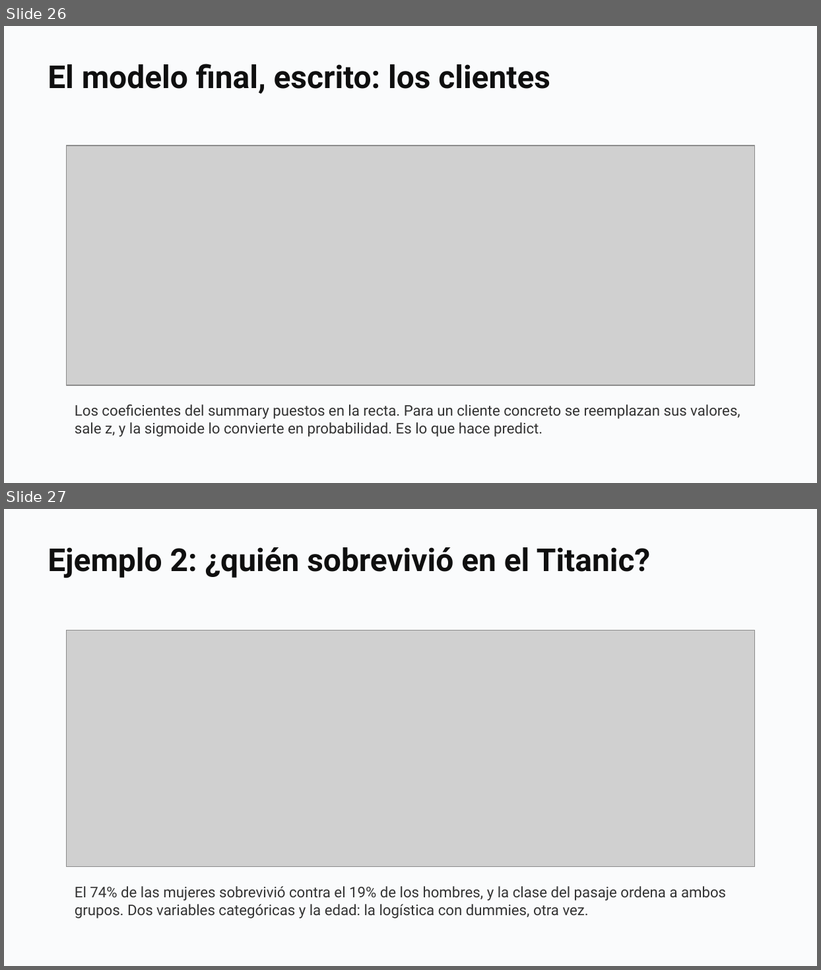
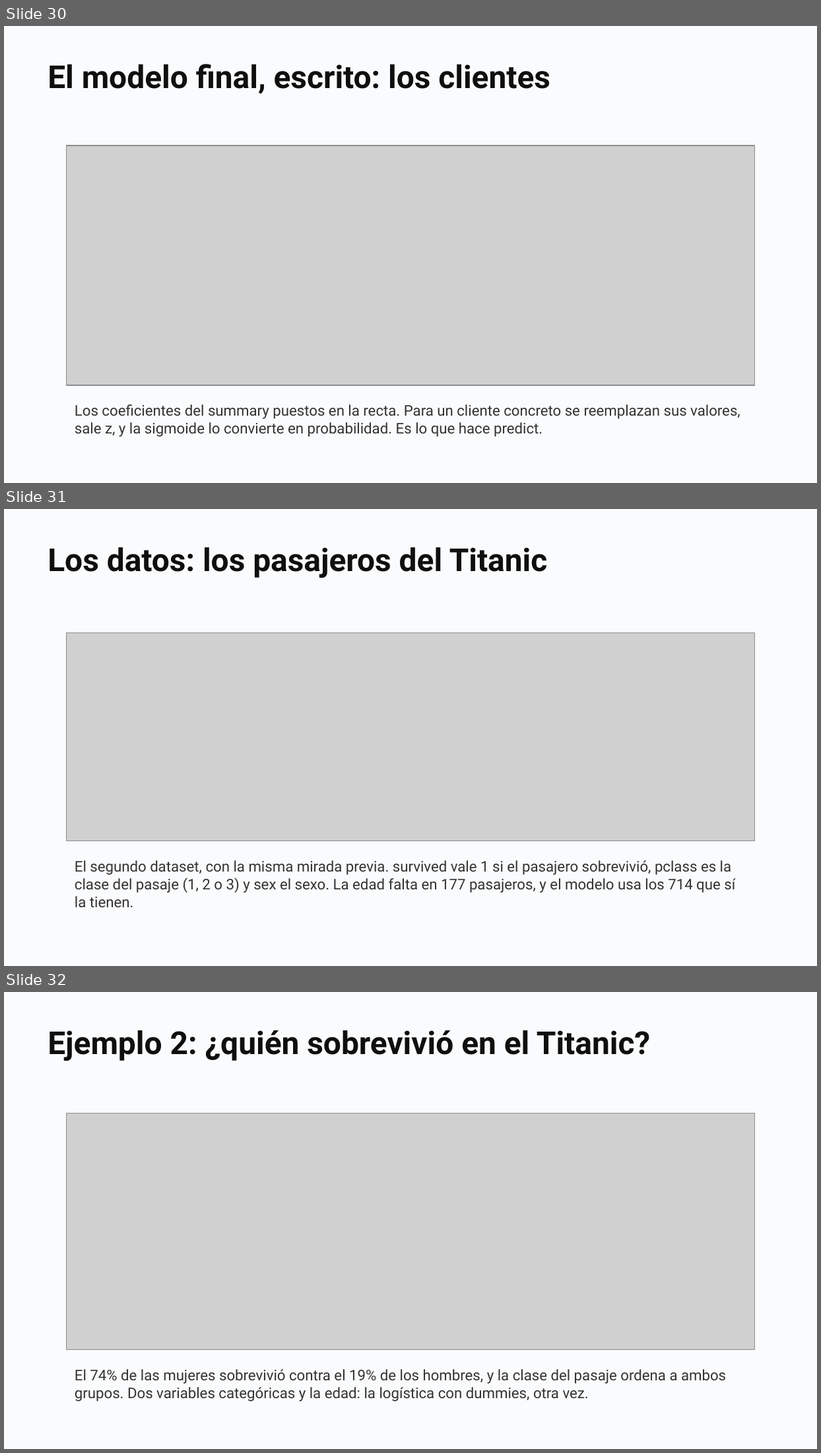
Before and after one commit to daniopitz/diplomado-cdd, a slide deck: presentaciones/clase06_regresion_logistica.pptx. Shown one above the other, each under a label of ours: slides 26 and 27 before the commit, slides 30, 31 and 32 after it. The pictures are 821x970 and 821x1453 pixels, drawn with LibreOffice and Linux fonts; fonts in the diff are those of the drawing; grey boxes stand for pictures. Boxes give left, top, right and bottom in pixels: in the first picture for what was removed or moved away, otherwise in the second. Text is boxed around its words. In the diff, an @@ line names an element or a change of style, - is before the commit and + after.

Commit message:
Clase 6: deck editado a mano por Daniela (48 slides)

```diff
--- a/presentaciones/clase06_regresion_logistica.pptx
+++ b/presentaciones/clase06_regresion_logistica.pptx
@@ slide 31 added at bbox=[4, 509, 817, 966], background #FFFFFF @@
@@ rectangle added at bbox=[4, 509, 817, 966], fill #FAFBFC @@
@@ text added at bbox=[48, 547, 548, 578], 28 pt, text #0F0F0F, bold @@
+Los datos: los pasajeros del Titanic
@@ picture added at bbox=[66, 633, 754, 842] @@
@@ text added at bbox=[75, 860, 735, 907], 13 pt, text #333333 @@
+El segundo dataset, con la misma mirada previa. survived vale 1 si el pasajero sobrevivió, pclass es la clase del pasaje (1, 2 o 3) y sex el sexo. La edad falta en 177 pasajeros, y el modelo usa los 714 que sí la tienen.
@@ what was slide 26 is now slide 30 @@
@@ what was slide 27 is now slide 32 @@
```
Also in this commit, not shown: 3 slides changed, 4 other slides added, 1 other file.
